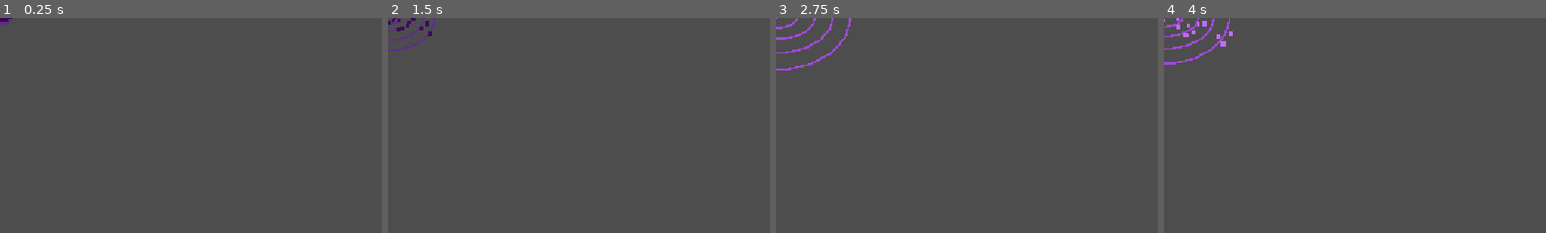
Above: before the commit, frames 1-4 (left to right).
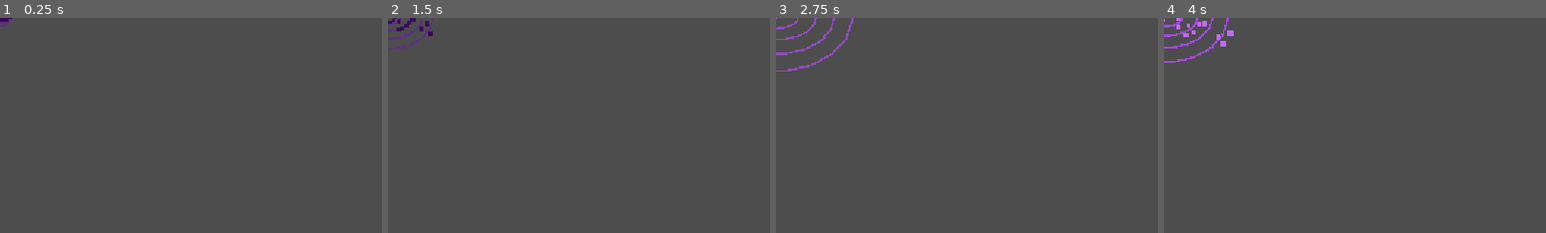
Above: after the commit, the same moments.

Repository: pupersosition/pluto-1
Game: Godot game, scene res://scenes/space_warp.tscn
Same seed, same stepped clock (60 frames per second), same inputs: the game is played once before the commit and once after it. This scene is started directly instead of the project's main scene.
Inputs:
- Up to frame 1 (0.25 s): no input
- Up to frame 2 (1.5 s): tap Enter at 0.5 s; hold Right (move_right) from 0.53 s (still down); tap Space (activate_perk) at 0.6, 1.35 s; tap Up (move_up) at 0.77 s
- Up to frame 3 (2.75 s): tap Up (move_up) at 1.52 s; release Right (move_right) at 2.03 s; hold Left (move_left) from 2.03 s (still down); tap Space (activate_perk) at 2.1 s
- Up to frame 4 (4 s): release Left (move_left) at 2.78 s; hold Right (move_right) from 2.78 s (still down); tap Space (activate_perk) at 2.85, 3.6 s; tap Up (move_up) at 3.02, 3.77 s
The pictures show only the part of the screen within x 0-50%, y 0-50%; the shares and areas given below are measured in that part.

The runs differ from the first frame. In frame 1, less than 0.1% of the frame differs, in the area x 0-1%, y 2-4%; in frame 2, 0.5%; in frame 3, 0.6%; in frame 4, 0.7%, in the area x 0-19%, y 0-22%.

Commit message:
Tune space warp suction

Diff:
--- a/scripts/space_warp.gd
+++ b/scripts/space_warp.gd
@@ -3,11 +3,18 @@
 signal player_consumed
 signal closed(warp: Node)
 
-const PULL_RADIUS := 240.0
+const PULL_RADIUS := 1400.0
 const CORE_RADIUS := 24.0
-const PLAYER_PULL_STRENGTH := 420.0
-const ENEMY_PULL_STRENGTH := 1500.0
-const PULL_FALLOFF_POWER := 1.45
+const PLAYER_PULL_STRENGTH := 1100.0
+const ENEMY_PULL_STRENGTH := 3600.0
+const POWERUP_PULL_STRENGTH := 2800.0
+const MAX_PLAYER_PULL := 760.0
+const PULL_FALLOFF_POWER := 1.75
+const MIN_DISTANCE_PULL_FACTOR := 0.12
+const LIFETIME_RAMP_IN_FRACTION := 0.32
+const LIFETIME_RAMP_OUT_FRACTION := 0.24
+const LIFETIME_START_MULTIPLIER := 0.35
+const LIFETIME_END_MULTIPLIER := 0.18
 const PIXEL_COUNT := 26
 const RING_COUNT := 4
 const PIXEL_SIZE := 5.0
@@ -66,8 +73,9 @@
 
 func _update_visuals() -> void:
 	var phase_scale: float = 1.0 if _is_active else clampf(_age / maxf(warning_duration, 0.01), 0.15, 1.0)
+	var active_intensity: float = _get_lifetime_power_multiplier() if _is_active else phase_scale
 	var spin: float = Time.get_ticks_msec() / 1000.0
-	var pulse: float = 0.88 + sin(spin * 8.0) * 0.08
+	var pulse: float = 0.88 + sin(spin * 8.0) * (0.06 + active_intensity * 0.08)
 
 	for ring_index in _rings.size():
 		var ring := _rings[ring_index]
@@ -79,7 +87,8 @@
 			var squash: float = 0.46 + ring_index * 0.08
 			points.append(Vector2(cos(angle) * radius, sin(angle) * radius * squash))
 		ring.points = points
-		ring.default_color = Color(0.42, 0.08, 0.72, 0.55) if not _is_active else Color(0.72, 0.28, 1.0, 0.78)
+		var ring_alpha: float = 0.55 if not _is_active else lerpf(0.42, 0.88, active_intensity)
+		ring.default_color = Color(0.42, 0.08, 0.72, ring_alpha) if not _is_active else Color(0.72, 0.28, 1.0, ring_alpha)
 
 	for index in _pixels.size():
 		var pixel := _pixels[index]
@@ -88,8 +97,8 @@
 		var radius: float = lerpf(110.0, 16.0, t) * phase_scale
 		var funnel_y: float = sin(angle + spin * 3.0) * radius * 0.36
 		pixel.position = Vector2(cos(angle) * radius, funnel_y) - pixel.size * 0.5
-		pixel.color = Color(0.22, 0.02, 0.34, 0.9) if not _is_active else Color(0.78, 0.42, 1.0, 0.95)
-		pixel.scale = Vector2.ONE * lerpf(0.8, 1.5, 1.0 - t)
+		pixel.color = Color(0.22, 0.02, 0.34, 0.9) if not _is_active else Color(0.78, 0.42, 1.0, lerpf(0.62, 1.0, active_intensity))
+		pixel.scale = Vector2.ONE * lerpf(0.8, 1.5 + active_intensity * 0.35, 1.0 - t)
 
 
 func _apply_suction(delta: float) -> void:
@@ -102,6 +111,7 @@
 
 	_apply_to_player(main, delta)
 	_apply_to_enemies(main, delta)
+	_apply_to_powerups(main, delta)
 
 
 func _apply_to_player(main: Node, delta: float) -> void:
@@ -114,7 +124,7 @@
 	if distance <= CORE_RADIUS:
 		player_consumed.emit()
 		return
-	_apply_pull(player, PLAYER_PULL_STRENGTH, distance, delta)
+	_apply_pull(player, PLAYER_PULL_STRENGTH, distance, delta, MAX_PLAYER_PULL)
 
 
 func _apply_to_enemies(main: Node, delta: float) -> void:
@@ -134,10 +144,54 @@
 		_apply_pull(enemy_node, ENEMY_PULL_STRENGTH, distance, delta)
 
 
-func _apply_pull(node: Node2D, strength: float, distance: float, delta: float) -> void:
+func _apply_to_powerups(main: Node, delta: float) -> void:
+	var powerups_root := main.get_node_or_null("Powerups")
+	if powerups_root == null:
+		return
+	for powerup in powerups_root.get_children():
+		if not is_instance_valid(powerup) or not powerup is Node2D:
+			continue
+		var powerup_node := powerup as Node2D
+		var distance := global_position.distance_to(powerup_node.global_position)
+		if distance > PULL_RADIUS:
+			continue
+		if distance <= CORE_RADIUS:
+			powerup_node.queue_free()
+			continue
+		_apply_direct_pull(powerup_node, POWERUP_PULL_STRENGTH, distance, delta)
+
+
+func _apply_pull(node: Node2D, strength: float, distance: float, delta: float, max_pull: float = -1.0) -> void:
 	if not node.has_method("apply_external_force"):
 		return
-	var distance_factor := 1.0 - clampf(distance / PULL_RADIUS, 0.0, 1.0)
-	var pull_amount := strength * pow(distance_factor, PULL_FALLOFF_POWER)
+	var pull_amount := _calculate_pull_amount(strength, distance)
+	if max_pull > 0.0:
+		pull_amount = minf(pull_amount, max_pull)
 	var pull_direction := node.global_position.direction_to(global_position)
 	node.call("apply_external_force", pull_direction * pull_amount, delta)
+
+
+func _apply_direct_pull(node: Node2D, strength: float, distance: float, delta: float) -> void:
+	var pull_amount := _calculate_pull_amount(strength, distance)
+	var pull_direction := node.global_position.direction_to(global_position)
+	node.global_position += pull_direction * pull_amount * delta
+
+
+func _calculate_pull_amount(strength: float, distance: float) -> float:
+	var distance_factor := 1.0 - clampf(distance / PULL_RADIUS, 0.0, 1.0)
+	var proximity_factor := MIN_DISTANCE_PULL_FACTOR + (1.0 - MIN_DISTANCE_PULL_FACTOR) * pow(distance_factor, PULL_FALLOFF_POWER)
+	return strength * proximity_factor * _get_lifetime_power_multiplier()
+
+
+func _get_lifetime_power_multiplier() -> float:
+	var progress := clampf(_age / maxf(active_duration, 0.01), 0.0, 1.0)
+	if progress < LIFETIME_RAMP_IN_FRACTION:
+		var ramp_in_t := progress / LIFETIME_RAMP_IN_FRACTION
+		return lerpf(LIFETIME_START_MULTIPLIER, 1.0, ramp_in_t)
+
+	var ramp_out_start := 1.0 - LIFETIME_RAMP_OUT_FRACTION
+	if progress > ramp_out_start:
+		var ramp_out_t := (progress - ramp_out_start) / LIFETIME_RAMP_OUT_FRACTION
+		return lerpf(1.0, LIFETIME_END_MULTIPLIER, ramp_out_t)
+
+	return 1.0
Not shown, added: scripts/space_warp.gd.uid
Not shown, changed: docs/superpowers/specs/2026-06-20-space-warp-hazard-design.md
